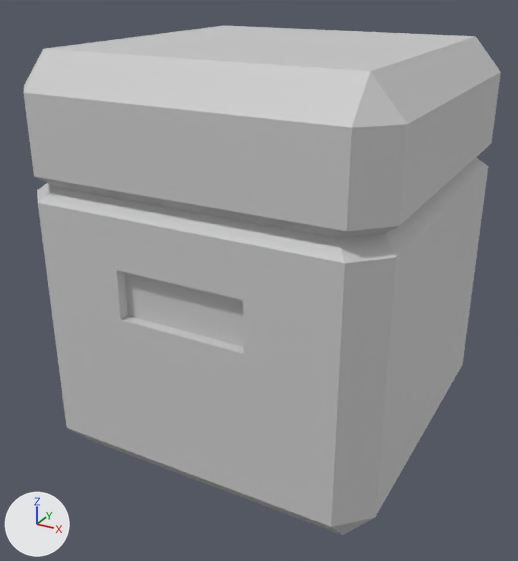
Before and after pictures for a commit that changed the FBX model MonKi/Assets/Models/Scenery/Boxes/Caixa Pequena.fbx.
The view is the same before and after, from a 50 mm camera at (0.06044, -0.01234, 0.0093) aimed at (0.05388, -0.00041, 0.00334). Lighting does not change. The marker at lower left points along +X, +Y and +Z. Where no turn or scale is listed for an object, it has been applied to the vertices.

Names of what the first picture shows: 'Caixa_Pequena_Cube.004'.
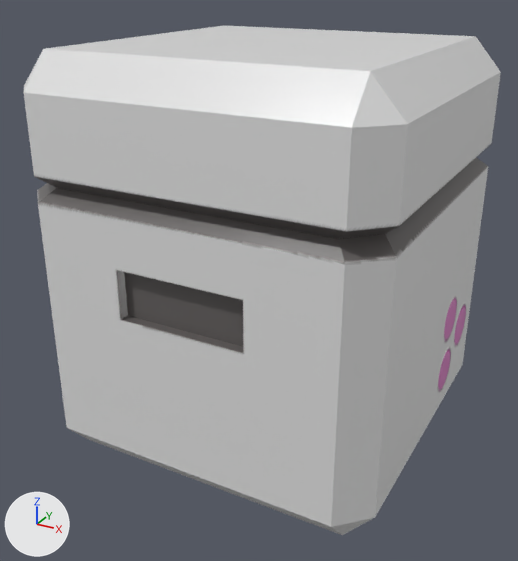
The newer file is also rescaled (x100.0), turned or shifted as a whole; pictures and numbers use the older file's frame.

Location of each change, [x1, y1, x2, y2] in pixels of the pictures (518 x 561 px):
'Caixa_Pequena_Cube.004', recoloured: [24, 36, 501, 529] in both

Edits to the bpy script that builds the scene:
```text
Add img_caixa_p_material_caixa_p_basecolor_png:
    img_caixa_p_material_caixa_p_basecolor_png = load_image('Caixa P_Material Caixa P_BaseColor.png', '../Texturas/Caixa P_Material Caixa P_BaseColor.png', 512, 512, 'sRGB')
Add img_caixa_p_material_caixa_p_roughness_png:
    img_caixa_p_material_caixa_p_roughness_png = load_image('Caixa P_Material Caixa P_Roughness.png', '../Texturas/Caixa P_Material Caixa P_Roughness.png', 512, 512, 'Non-Color')
Add img_caixa_p_material_caixa_p_metallic_png:
    img_caixa_p_material_caixa_p_metallic_png = load_image('Caixa P_Material Caixa P_Metallic.png', '../Texturas/Caixa P_Material Caixa P_Metallic.png', 512, 512, 'Non-Color')
Add img_caixa_p_material_caixa_p_normal_png:
    img_caixa_p_material_caixa_p_normal_png = load_image('Caixa P_Material Caixa P_Normal.png', '../Texturas/Caixa P_Material Caixa P_Normal.png', 512, 512, 'Non-Color')
Add mat_material_003:
    mat_material_003 = bpy.data.materials.new('Material.003')
    # uses the picture img_caixa_p_material_caixa_p_basecolor_png
    # uses the picture img_caixa_p_material_caixa_p_metallic_png
    # uses the picture img_caixa_p_material_caixa_p_normal_png
    # uses the picture img_caixa_p_material_caixa_p_roughness_png
Change me_caixa_pequena_cube_004:
    where me_caixa_pequena_cube_004.from_pydata(...)  # 464 vertices, 924 faces; spans x 0.05053..0.05753, y -0.0035..0.0035, z 0.0..0.008
    remove me_caixa_pequena_cube_004.materials.append(mat_material_001)  # light grey #cbcbcb
    add me_caixa_pequena_cube_004.materials.append(mat_material_003)
```
